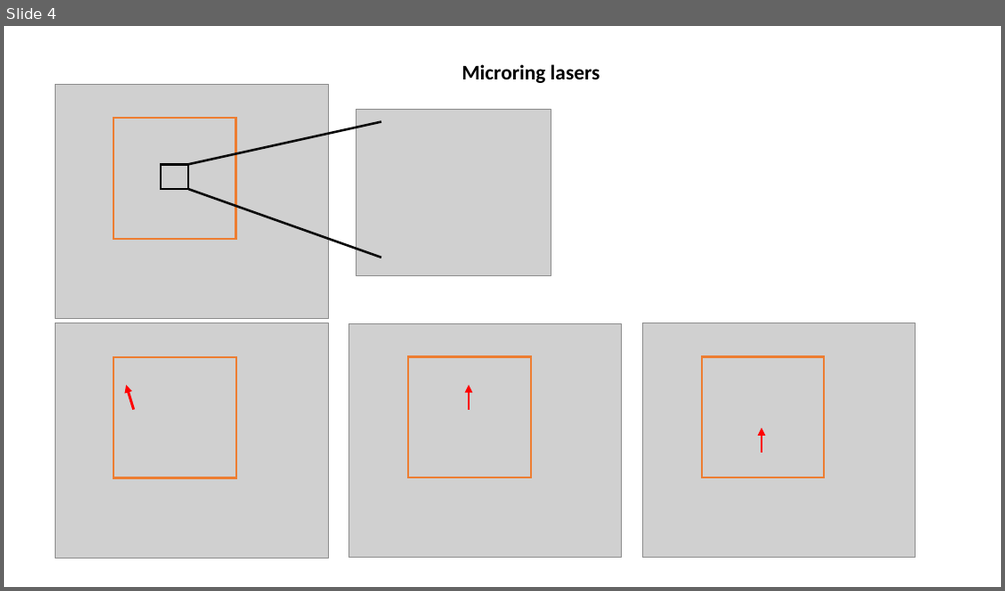
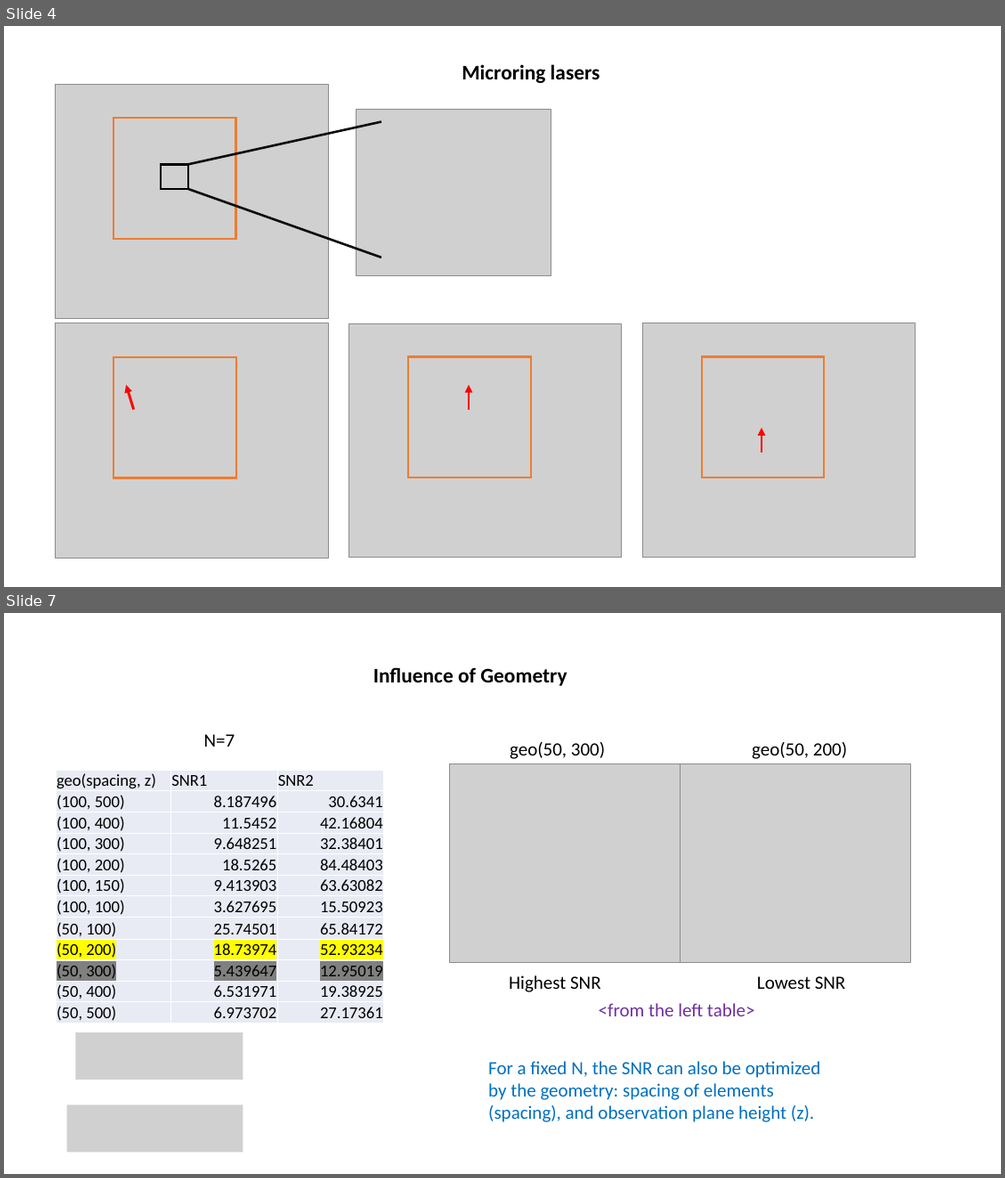
Before and after one commit to minspan199/imaginary-gauge-field, a slide deck: Green Function Method/ring_resonators/“Dynamic” Hologram by Ring Resonators.pptx. Shown one above the other, each under a label of ours: slide 4 before the commit, slides 4 and 7 after it; the slides between them are not shown. The pictures are 1005x591 and 1005x1178 pixels, drawn with LibreOffice and Linux fonts; fonts in the diff are those of the drawing; grey boxes stand for pictures. Boxes give left, top, right and bottom in pixels: in the first picture for what was removed or moved away, otherwise in the second. Text is boxed around its words. In the diff, an @@ line names an element or a change of style, - is before the commit and + after.

```diff
--- a/Green Function Method/ring_resonators/“Dynamic” Hologram by Ring Resonators.pptx
+++ b/Green Function Method/ring_resonators/“Dynamic” Hologram by Ring Resonators.pptx
@@ slide 7 added at (x1=4, y1=613, x2=1001, y2=1174), background #FFFFFF @@
@@ text added at (x1=373, y1=667, x2=566, y2=686), 20 pt, text #000000, bold @@
+Influence of Geometry
@@ text added at (x1=204, y1=734, x2=235, y2=747), 18 pt, text #000000 @@
+N=7
@@ table added at (x1=56, y1=770, x2=383, y2=1024), 12 rows, 3 columns @@
+geo(spacing, z) | SNR1 | SNR2
+(100, 500) | 8.187496 | 30.6341
+(100, 400) | 11.5452 | 42.16804
+(100, 300) | 9.648251 | 32.38401
+(100, 200) | 18.5265 | 84.48403
+(100, 150) | 9.413903 | 63.63082
+(100, 100) | 3.627695 | 15.50923
+(50, 100) | 25.74501 | 65.84172
+(50, 200) | 18.73974 | 52.93234
+(50, 300) | 5.439647 | 12.95019
+(50, 400) | 6.531971 | 19.38925
+(50, 500) | 6.973702 | 27.17361
@@ group added at (x1=450, y1=742, x2=910, y2=992): 4 texts, 2 pictures @@
+geo(50, 200)
+geo(50, 300)
+Highest SNR
+Lowest SNR
@@ text added at (x1=599, y1=1003, x2=755, y2=1016), 18 pt, text #7030A0 @@
+<from the left table>
@@ picture added at (x1=76, y1=1032, x2=243, y2=1079) @@
@@ text added at (x1=488, y1=1061, x2=821, y2=1122), 18 pt, text #0070C0 @@
+For a fixed N, the SNR can also be optimized by the geometry: spacing of elements (spacing), and observation plane height (z).
@@ picture added at (x1=67, y1=1105, x2=243, y2=1152) @@
```
Also in this commit, not shown: 2 slides changed, 2 other slides added, 1 slide removed, 3 other files.
